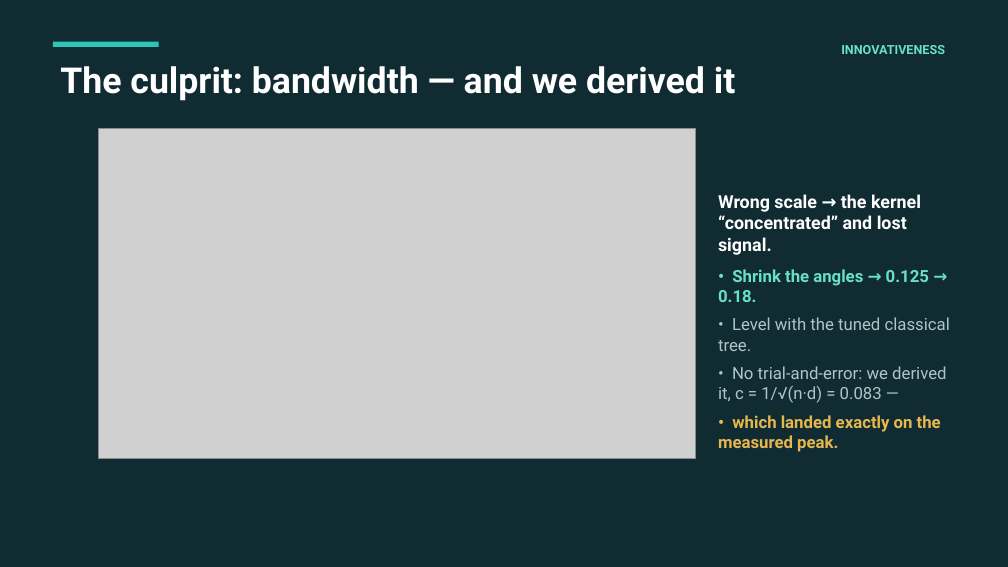
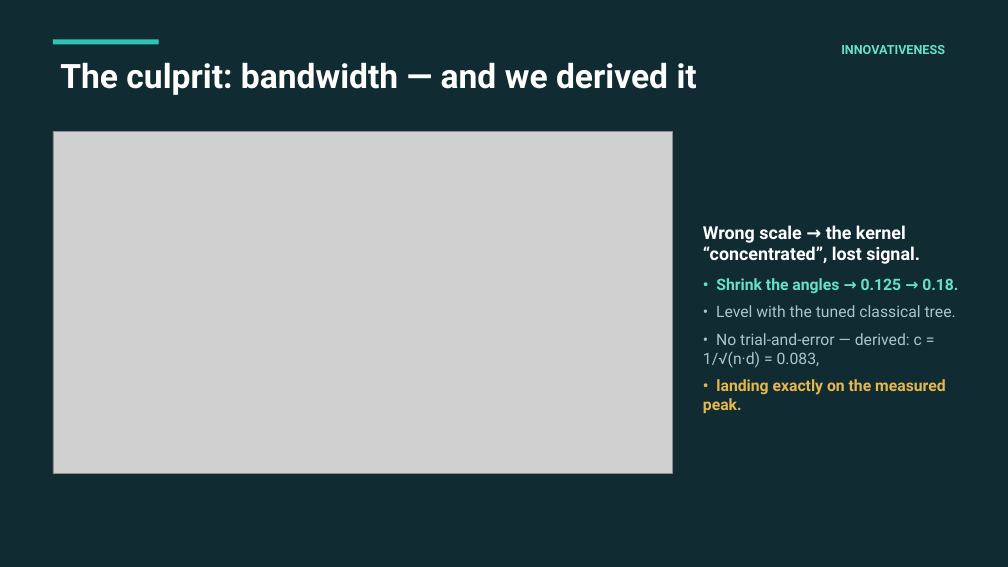
Before and after one commit to ELNAUL99/q-sieve, a slide deck: slide 5 of QSIEVE_pitch.pptx (slide 4 before the commit). Drawn at 1008x567 pixels with LibreOffice and Linux fonts; fonts in the diff are those of the drawing; grey boxes stand for pictures. Boxes give left, top, right and bottom in pixels: in the first picture for what was removed or moved away, otherwise in the second. Text is boxed around its words. In the diff, an @@ line names an element or a change of style, - is before the commit and + after.

```diff
--- a/QSIEVE_pitch.pptx
+++ b/QSIEVE_pitch.pptx
@@ text "The culprit: bandwidth — and ..." at (60, 62, 697, 95): size 34 to 32 pt @@
@@ picture: place and size @@
-picture at (98, 129, 696, 458)
+picture at (53, 132, 673, 474)
@@ text "Wrong scale → the kernel ...": place and size @@
-text "Wrong scale → the kernel ..." at (718, 194, 950, 452)
+text "Wrong scale → the kernel ..." at (703, 225, 958, 414)
@@ text at (703, 225, 920, 264): text changed @@
-Wrong scale → the kernel “concentrated” and lost signal.
+Wrong scale → the kernel “concentrated”, lost signal.
@@ text at (716, 278, 958, 317): size 16 to 15 pt in "• Shrink the angles → 0.125 → ...", "• Level with the tuned classical tree." @@
@@ text at (703, 333, 945, 414): text changed; size 16 to 15 pt @@
-• No trial-and-error: we derived it, c = 1/√(n·d) = 0.083 —
-• which landed exactly on the measured peak.
+• No trial-and-error — derived: c = 1/√(n·d) = 0.083,
+• landing exactly on the measured peak.
```
Also in this commit, not shown: 4 other slides changed, 1 slide added, 2 other files.
